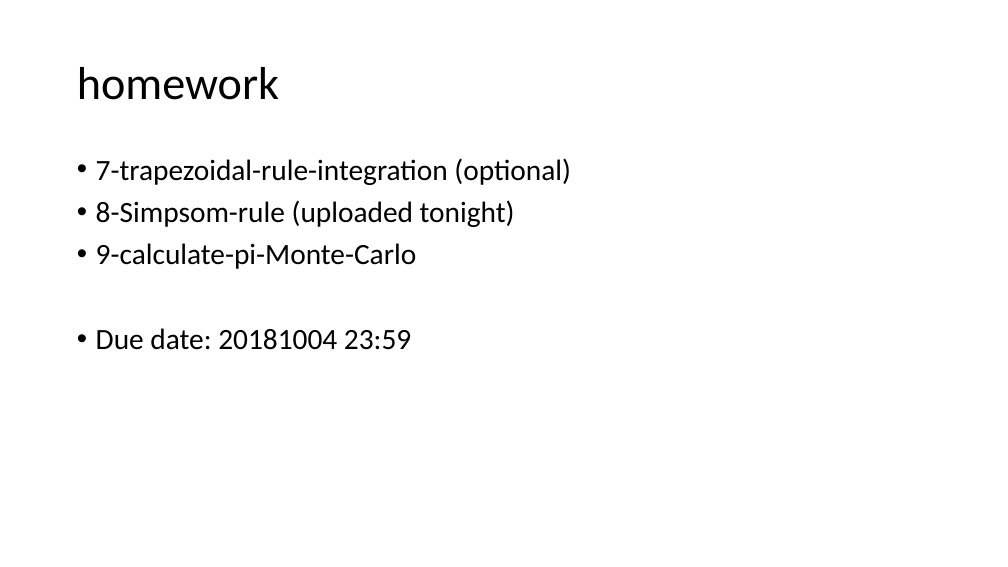
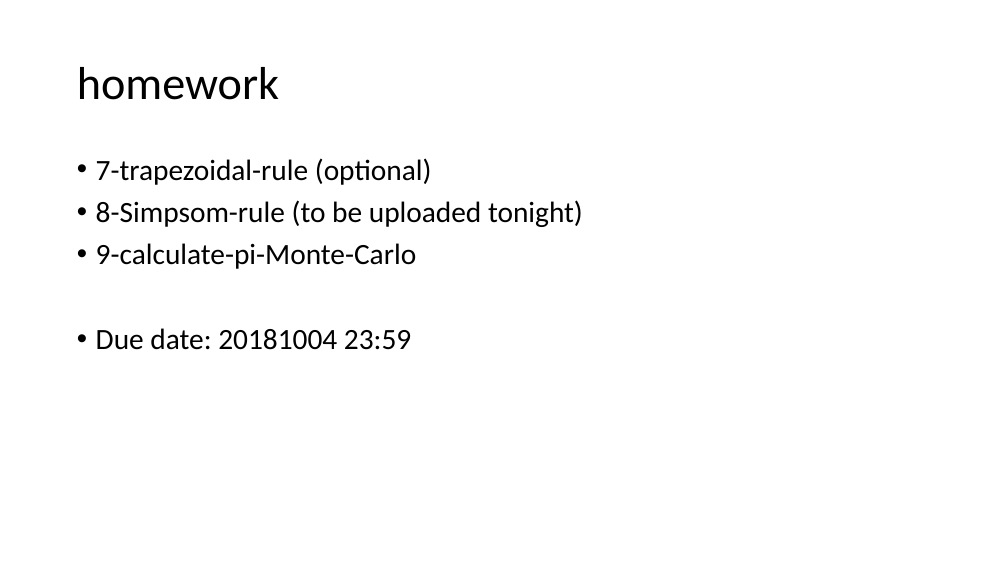
Before and after one commit to emailaddresses/PHYS4150-2018, a slide deck: slide 6 of tutorial_material/TS20180920/TS20180920.pptx. Drawn at 1008x567 pixels with LibreOffice and Linux fonts; fonts in the diff are those of the drawing. Boxes give left, top, right and bottom in pixels: in the first picture for what was removed or moved away, otherwise in the second. Text is boxed around its words. In the diff, an @@ line names an element or a change of style, - is before the commit and + after.

```diff
--- a/tutorial_material/TS20180920/TS20180920.pptx
+++ b/tutorial_material/TS20180920/TS20180920.pptx
@@ text at [96,158,583,227]: text changed @@
-• 7-trapezoidal-rule-integration (optional)
-• 8-Simpsom-rule (uploaded tonight)
+• 7-trapezoidal-rule (optional)
+• 8-Simpsom-rule (to be uploaded tonight)
```
Also in this commit, not shown: 1 other file.
